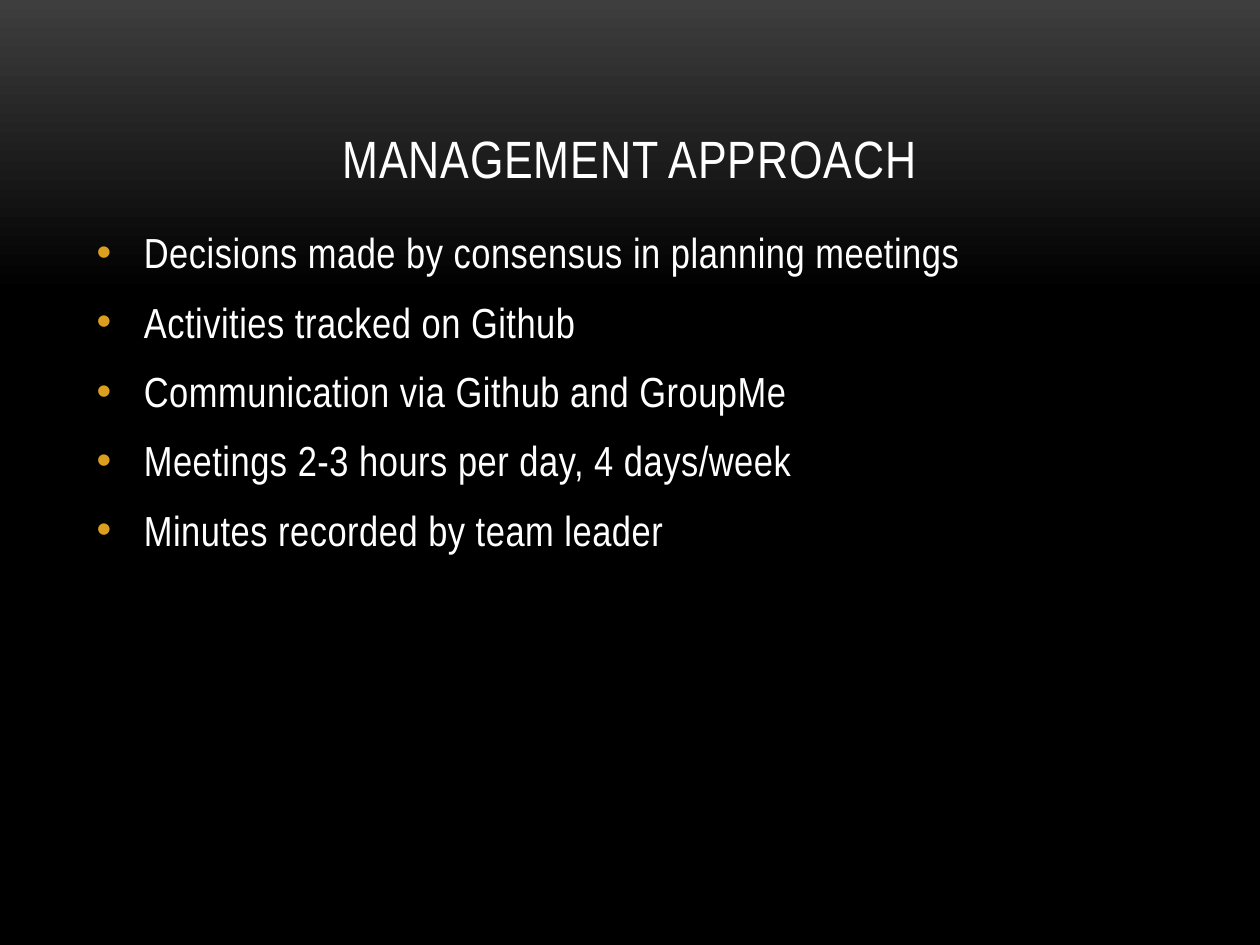
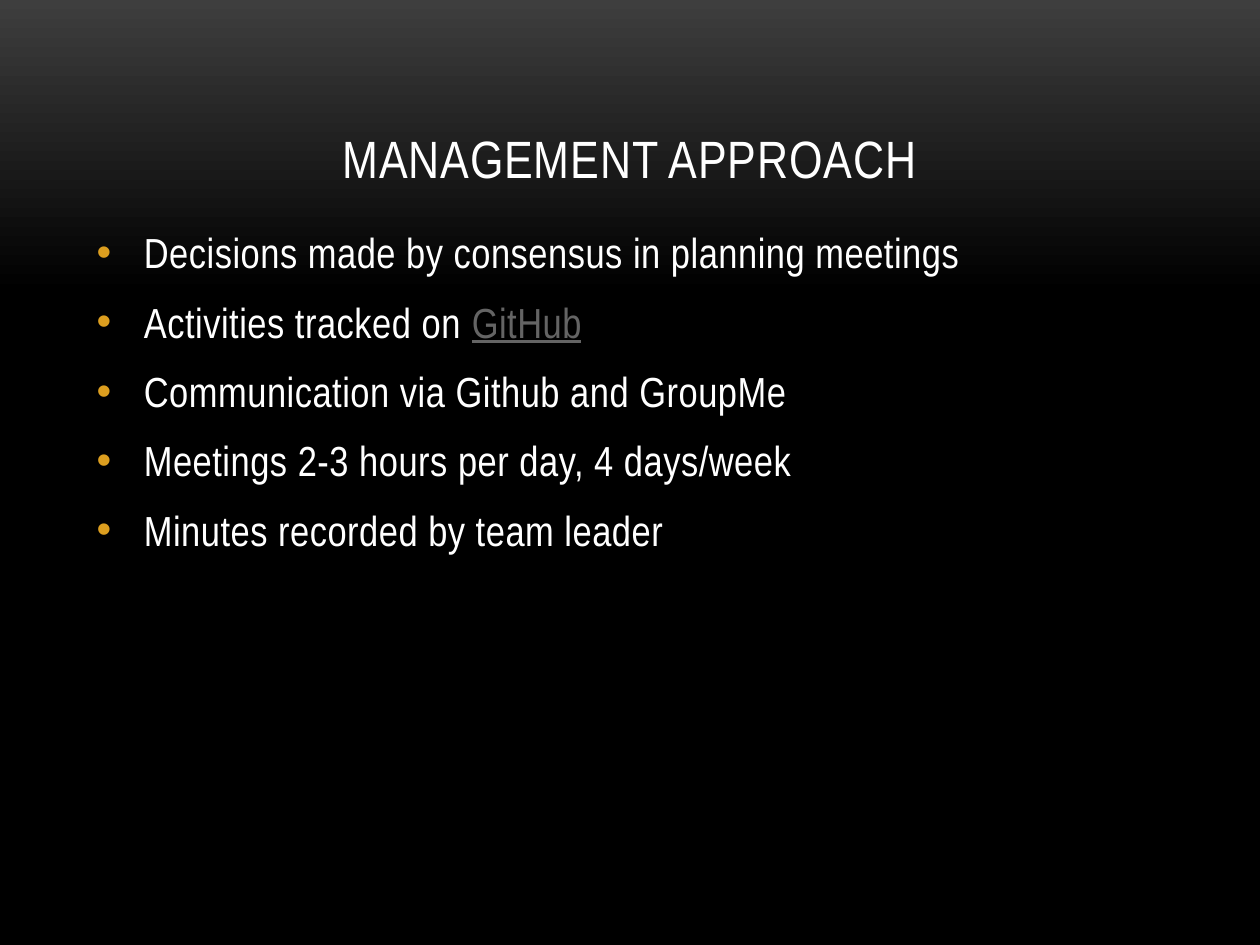
Before and after one commit to MailBirdAU/MailBird, a slide deck: slide 6 of docs/Proposal/Proposal Presentation.pptx. Drawn at 1260x945 pixels with LibreOffice and Linux fonts; fonts in the diff are those of the drawing; background and template pictures are left out. Boxes give left, top, right and bottom in pixels: in the first picture for what was removed or moved away, otherwise in the second. Text is boxed around its words. In the diff, an @@ line names an element or a change of style, - is before the commit and + after.

```diff
--- a/docs/Proposal/Proposal Presentation.pptx
+++ b/docs/Proposal/Proposal Presentation.pptx
@@ text at (x1=144, y1=307, x2=582, y2=343): text changed @@
-• Activities tracked on Github
+• Activities tracked on GitHub
```
Also in this commit, not shown: 1 other slide changed.
